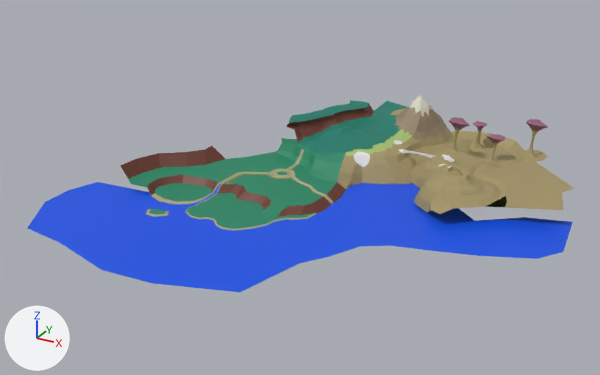
The OBJ model UNITY/Assets/ENVIRONMENT/MESH/map.obj as it was, and as the next commit left it.
Camera for both pictures: a camera (50 mm lens) standing at (951.0, -1233.0, 698.0) and looking at (196.0, 139.0, 12.0). The axes (+X, +Y, +Z) are drawn at lower left. The lights are the same throughout. Where no turn or scale is listed for an object, it has been applied to the vertices. Vertices at the same position are counted once.

The older version as bpy lines, for what is in view:
```python
me_plane_001 = bpy.data.meshes.new('Plane.001')
me_plane_001.from_pydata(...)  # 50 vertices, 33 faces; spans x -233.0..729.0, y -305.0..330.0, z -1.0..10.0
me_plane_001.materials.append(mat_water)  # blue #0051e7
me_plane_014 = bpy.data.meshes.new('Plane.014')
me_plane_014.from_pydata(...)  # 1518 vertices, 1389 faces, 2 loose edges; spans x -182.0..703.0, y -97.0..617.0, z -29.0..130.0
me_plane_014.materials.append(mat_sand_001)  # its picture is missing
me_plane_014.materials.append(mat_material_005)  # light grey #d8d4c1
me_plane_014.materials.append(mat_mount_001)  # brown #97846c
me_plane_014.materials.append(mat_mount)  # brown #975f7c
me_plane_014.materials.append(mat_sand_003)  # its picture is missing
me_plane_014.materials.append(mat_mount_004)  # brown #975f7c
me_plane_014.materials.append(mat_sand_002)  # its picture is missing
me_plane_014.materials.append(mat_mount_002)  # brown #975f7c
me_plane_014.materials.append(mat_ghrass)  # green #218663
me_plane_014.materials.append(mat_rock)  # brown #693625
me_plane_014.materials.append(mat_sand)  # beige #a5a47b
me_plane_014.materials.append(mat_grass_desert)  # white #e7e7e7
me_plane_014.materials.append(mat_desertgrassmix)  # green #a5be6e
me_plane_014.materials.append(mat_path)  # brown #ad8037
me_plane_014.materials.append(mat_forrest)  # dark cyan #0f7a69
ob_plane_001 = bpy.data.objects.new('Plane.001', me_plane_001)
ob_plane_001.location = (0.0, 0.0, 0.0)
ob_plane_014 = bpy.data.objects.new('Plane.014', me_plane_014)
ob_plane_014.location = (0.0, 0.0, 0.0)
```
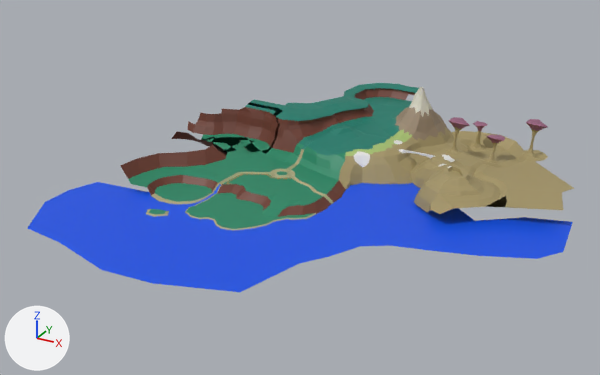
The newer file is also rescaled (x1.059), turned or shifted as a whole; pictures and numbers use the older file's frame.

Boxes (x1, y1, x2, y2) around the edits, measured in the pictures (600 x 375 px):
```json
{"object": "Plane.014", "change": "reshaped", "before": [120, 96, 574, 231], "after": [120, 83, 574, 231], "on screen": "10% taller"}
{"part": 1, "of": "me_plane_014", "change": "built on", "before": [248, 96, 430, 196], "after": [172, 83, 430, 196]}
{"part": 2, "of": "me_plane_014", "change": "recoloured", "before": [390, 108, 405, 115], "after": [390, 109, 404, 116]}
{"part": 3, "of": "me_plane_014", "change": "recoloured", "before": [279, 141, 298, 153], "after": [279, 141, 298, 153]}
```

Scene script edits in JSON lines:
```json
{"block": "me_plane_014", "where": "# used by ob_plane_014; location = (0.0, 0.0, 0.0)"}
{"op": "remove", "block": "me_plane_014", "code": "me_plane_014.from_pydata(...)  # 1518 vertices, 1389 faces, 2 loose edges; spans x -182.0..703.0, y -97.0..617.0, z -29.0..130.0"}
{"op": "add", "block": "me_plane_014", "code": "me_plane_014.from_pydata(...)  # 1677 vertices, 1559 faces, 4 loose edges; spans x -202.0..703.0, y -97.0..689.0, z -29.0..151.0"}
{"block": "me_plane_014", "change": "me_plane_014 part 1"}
{"block": "me_plane_014", "change": "6 vertices are removed from x 63.0..190.0, y 293.0..595.0, z 46.0..87.0"}
{"block": "me_plane_014", "change": "17 faces are deleted"}
{"block": "me_plane_014", "change": "1 loose edge is deleted"}
{"block": "me_plane_014", "change": "3 vertices in x 235.0..240.0, y 261.0..529.0, z 48.0..69.0 move by (0.0, 0.0, -2.0)"}
{"block": "me_plane_014", "change": "3 vertices in x 105.0..138.0, y 415.0..473.0, z 85.0..88.0 move by (0.0, 0.0, 4.0)"}
{"block": "me_plane_014", "change": "3 vertices in x 98.0..141.0, y 399.0..483.0, z 85.0..86.0 move by (0.0, 0.0, 5.0)"}
{"block": "me_plane_014", "change": "70 vertices move from x 56.0..323.0, y 195.0..534.0, z 7.0..130.0 to x 45.0..327.0, y 212.0..534.0, z 7.0..151.0"}
{"block": "me_plane_014", "change": "165 vertices are added at x -202.0..266.0, y 205.0..689.0, z 17.0..92.0"}
{"block": "me_plane_014", "change": "3 loose edges are added"}
{"block": "me_plane_014", "change": "4 new faces join them, mat_sand_001 (its picture is missing)"}
{"block": "me_plane_014", "change": "18 new faces join them, mat_ghrass (green #218663)"}
{"block": "me_plane_014", "change": "88 new faces join them, mat_rock (brown #693625)"}
{"block": "me_plane_014", "change": "77 new faces join them, mat_forrest (dark cyan #0f7a69)"}
{"block": "me_plane_014", "change": "me_plane_014 part 2: 4 faces spanning x 235.0..327.0, y 497.0..617.0, z 50.0..70.0 switch from mat_sand_001 (its picture is missing) to mat_forrest (dark cyan #0f7a69)"}
{"block": "me_plane_014", "change": "me_plane_014 part 3: 2 faces spanning x 61.0..106.0, y 281.0..296.0, z 22.0..49.0 switch from mat_ghrass (green #218663) to mat_rock (brown #693625)"}
```
